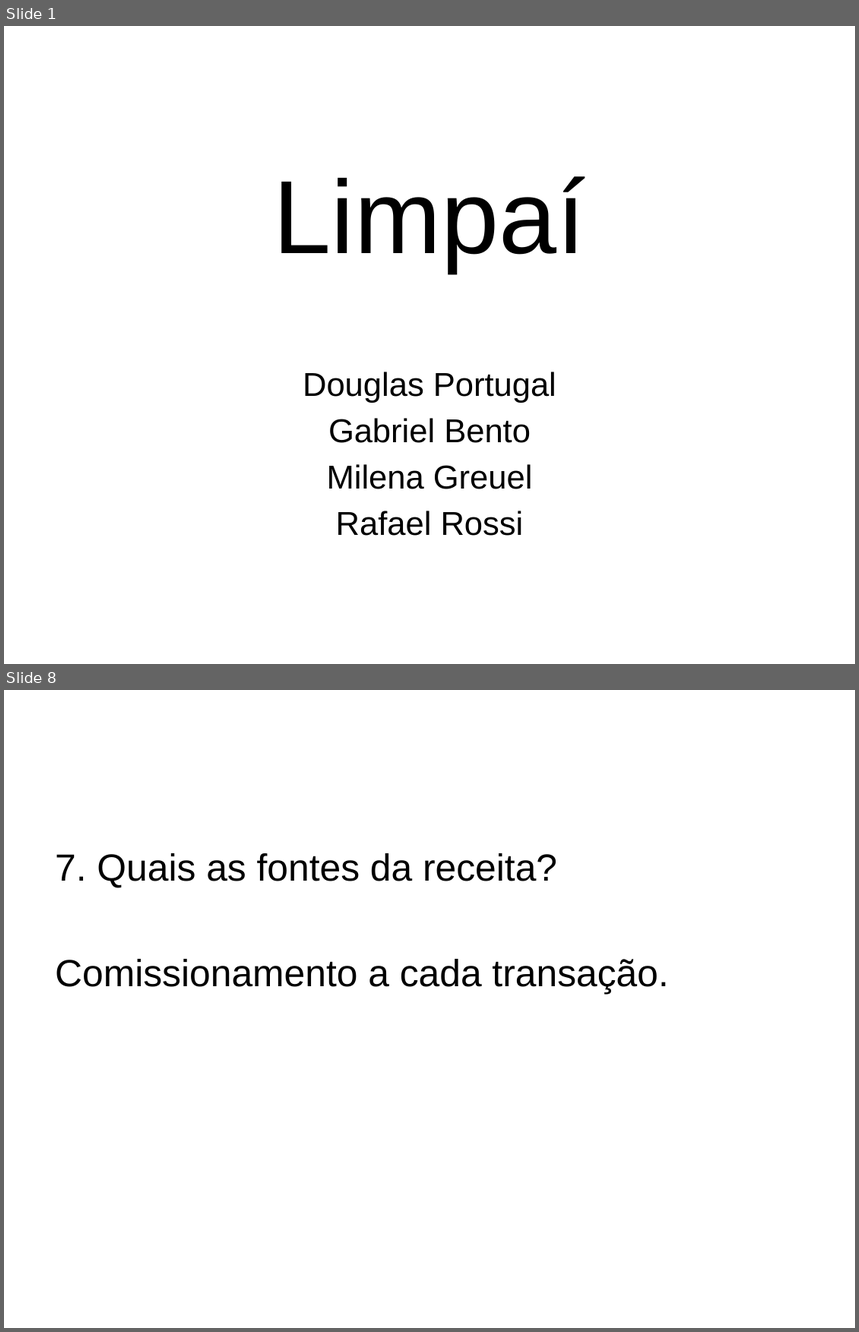
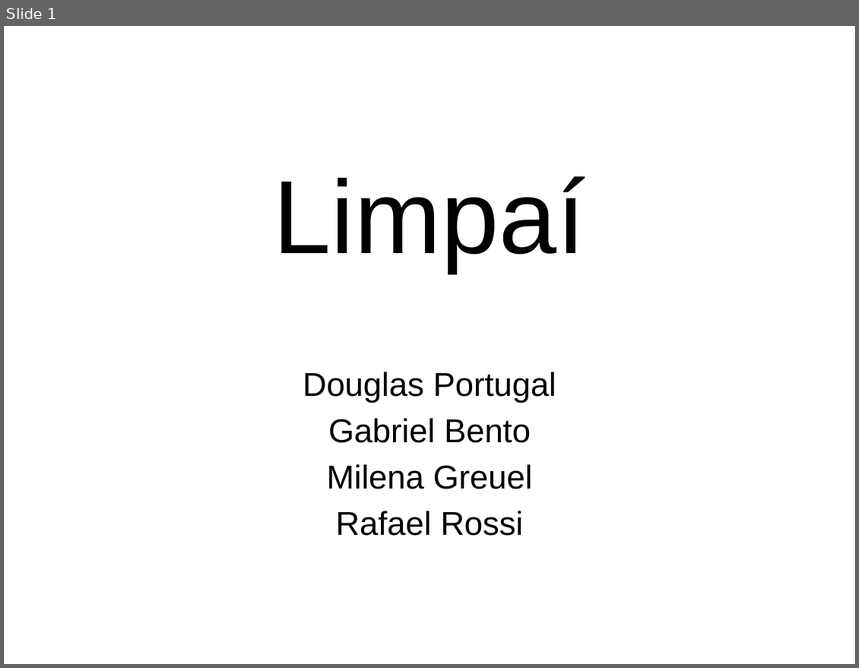
Before and after one commit to douglas-oliveira/Limpai, a slide deck: Docs/Projeto de software apresentação.pptx. Shown one above the other, each under a label of ours: slides 1 and 8 before the commit, slide 1 after it; the slides between them are not shown. The pictures are 859x1332 and 859x668 pixels, drawn with LibreOffice and Linux fonts; fonts in the diff are those of the drawing; background and template pictures are left out. Boxes give left, top, right and bottom in pixels: in the first picture for what was removed or moved away, otherwise in the second. Text is boxed around its words. In the diff, an @@ line names an element or a change of style, - is before the commit and + after.

```diff
--- a/Docs/Projeto de software apresentação.pptx
+++ b/Docs/Projeto de software apresentação.pptx
@@ slide 8 removed at bbox=[4, 690, 855, 1328], background picture (left out) @@
@@ text removed at bbox=[55, 853, 668, 995] @@
-7. Quais as fontes da receita?
-Comissionamento a cada transação.
```
Also in this commit, not shown: 3 slides changed, 2 slides added, 9 other slides removed.
